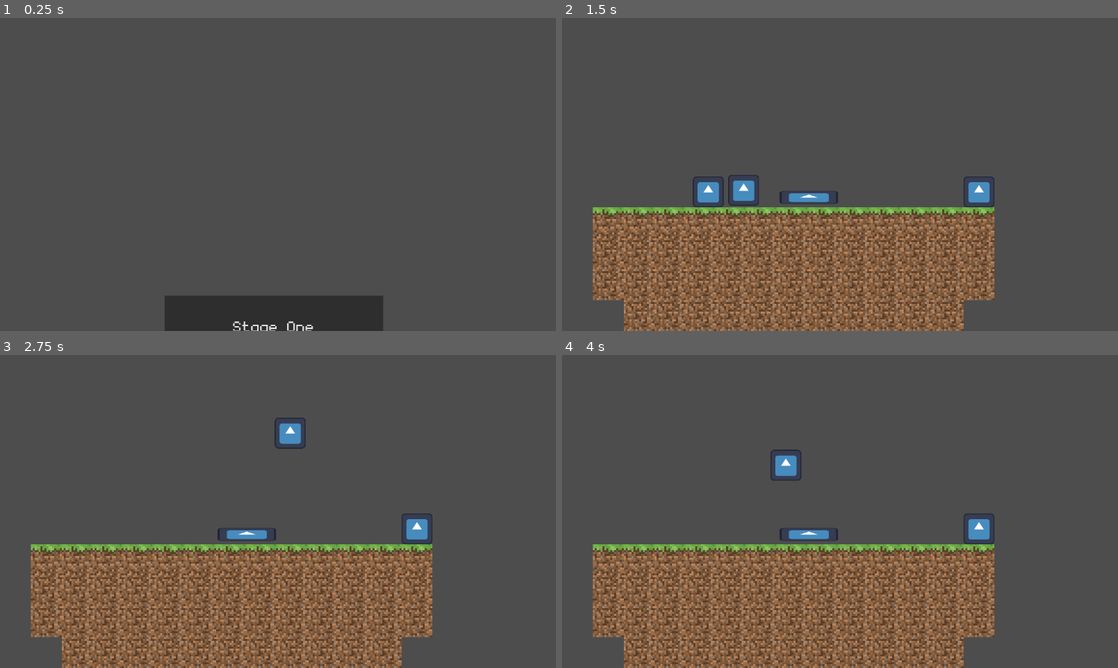
Above: before the commit, frames 1-4 (two rows, left to right).
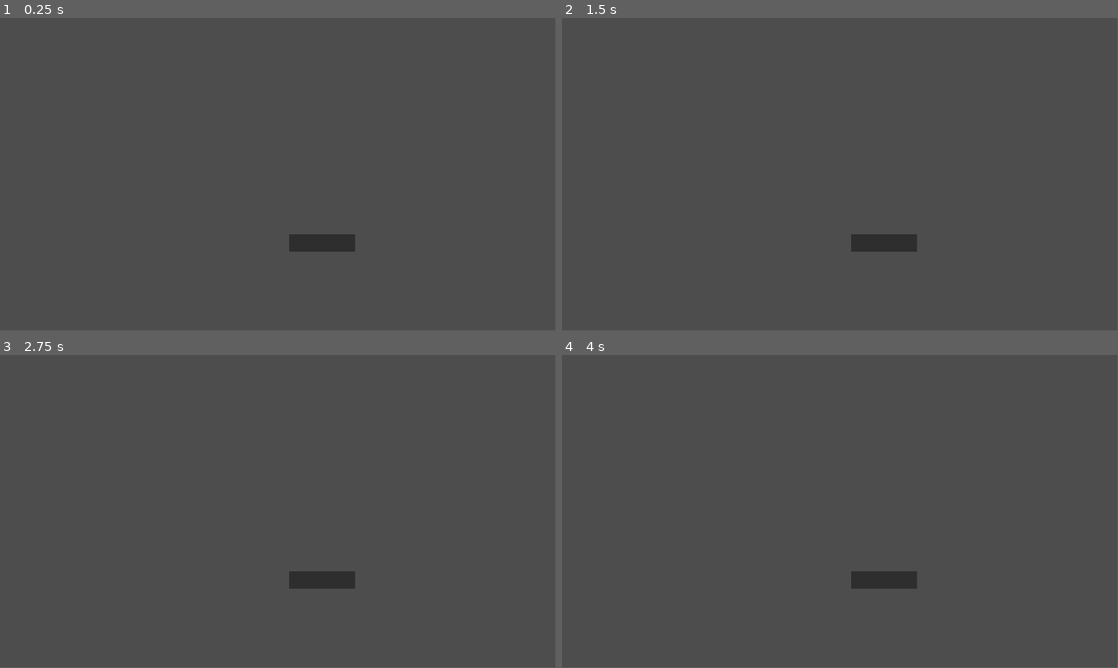
Above: after the commit, the same moments.

Repository: Snakatakka/extreme-golf-godot
Game: Godot game, scene res://assets/scenes/ui/level_select/levelselect.tscn
Two runs of this game, one before a commit and one after it. Both use one fixed random seed, a clock stepped at 60 frames per second and the inputs below. The engine's default icon, where the game draws it, is replaced by a stand-in: a white triangle on a blue panel in a dark square.
Inputs (mouse positions are in pixels of both pictures, inside the frame that each line leads up to; where the layout moved, square brackets give the same spot in the first picture):
- Up to frame 1 (0.25 s): no input
- Up to frame 2 (1.5 s): click (884, 243) [834, 324] at 0.5 s; tap Enter at 1.25 s; move the mouse to (962, 158) at 1.27 s; press the mouse at (962, 158) at 1.28 s; hold Right (right) from 1.28 s (still down)
- Up to frame 3 (2.75 s): keep holding Right (right); tap Space (jump) at 1.52, 2.27 s; move the mouse to (166, 527) at 2.02 s; release the mouse at (166, 527) at 2.03 s; tap Z (dash) at 2.1 s
- Up to frame 4 (4 s): move the mouse to (895, 442) at 2.77 s; release Right (right) at 2.78 s; hold A (left) 2.78-3.53 s; tap Alt at 2.85 s; move the mouse to (812, 574) at 3.52 s; hold Right (right) from 3.53 s (still down); tap Shift at 3.6 s; tap Space (jump) at 3.77 s
The window is 800x450 before the commit and 799x449 after it. Grey fills any space a smaller window leaves; there, only what the larger window draws over its background counts as a difference.

The runs differ from the first frame. In frame 1, 5.1% of the frame differs, in the area x 29-69%, y 69-100%; in frame 2, 29%, in the area x 5-78%, y 50-100%; in frame 3, 28%; in frame 4, 28%.

Commit message:
worked on button functionality

Diff:
--- a/assets/scenes/ui/level_select/stages/1.tscn
+++ b/assets/scenes/ui/level_select/stages/1.tscn
@@ -3,29 +3,3 @@
 [ext_resource type="PackedScene" uid="uid://c2uciujt5fvsm" path="res://assets/scenes/ui/level_select/stageselect/stagenumber.tscn" id="1_mvhul"]
 
 [node name="1" instance=ExtResource("1_mvhul")]
-anchors_preset = -1
-anchor_left = 0.23500001
-anchor_top = 1.0
-anchor_right = 0.72700006
-anchor_bottom = 1.2420001
-offset_left = 0.27996826
-offset_top = 5.0
-offset_right = 0.49591064
-offset_bottom = 0.18395996
-text = "Stage One"
-
-[node name="hovertext" parent="." index="0"]
-layout_mode = 1
-anchors_preset = -1
-anchor_left = 0.224
-anchor_top = -1.036
-anchor_right = 0.224
-anchor_bottom = -1.036
-offset_left = -127.008
-offset_top = 157.472
-offset_right = 439.992
-offset_bottom = 309.472
-text = ""
-
-[node name="regulartext" parent="." index="1"]
-scale = Vector2(14.093474, 3.8706336)
--- a/assets/scenes/ui/level_select/stageselect/stagenumber.tscn
+++ b/assets/scenes/ui/level_select/stageselect/stagenumber.tscn
@@ -32,10 +32,10 @@
 anchor_top = 0.5
 anchor_right = 0.5
 anchor_bottom = 0.5
-offset_left = -305.0
-offset_top = 329.0
-offset_right = 262.0
-offset_bottom = 481.0
+offset_left = -860.0
+offset_top = -400.0
+offset_right = -293.0
+offset_bottom = -248.0
 grow_horizontal = 2
 grow_vertical = 2
 pivot_offset = Vector2(283.5, 76)
@@ -49,9 +49,9 @@
 layout_mode = 0
 offset_right = 567.0
 offset_bottom = 152.0
+pivot_offset = Vector2(292, 77)
 theme_override_fonts/normal_font = ExtResource("1_3l5jq")
 theme_override_font_sizes/normal_font_size = 110
-text = "Stage One"
 horizontal_alignment = 1
 vertical_alignment = 1
 
--- a/project.godot
+++ b/project.godot
@@ -24,7 +24,7 @@
 window/size/initial_position_type=0
 window/size/window_width_override=1920
 window/size/window_height_override=1080
-window/stretch/mode="viewport"
+window/main_scene="uid://j7jnrum31v3l"
 
 [editor_plugins]
 
